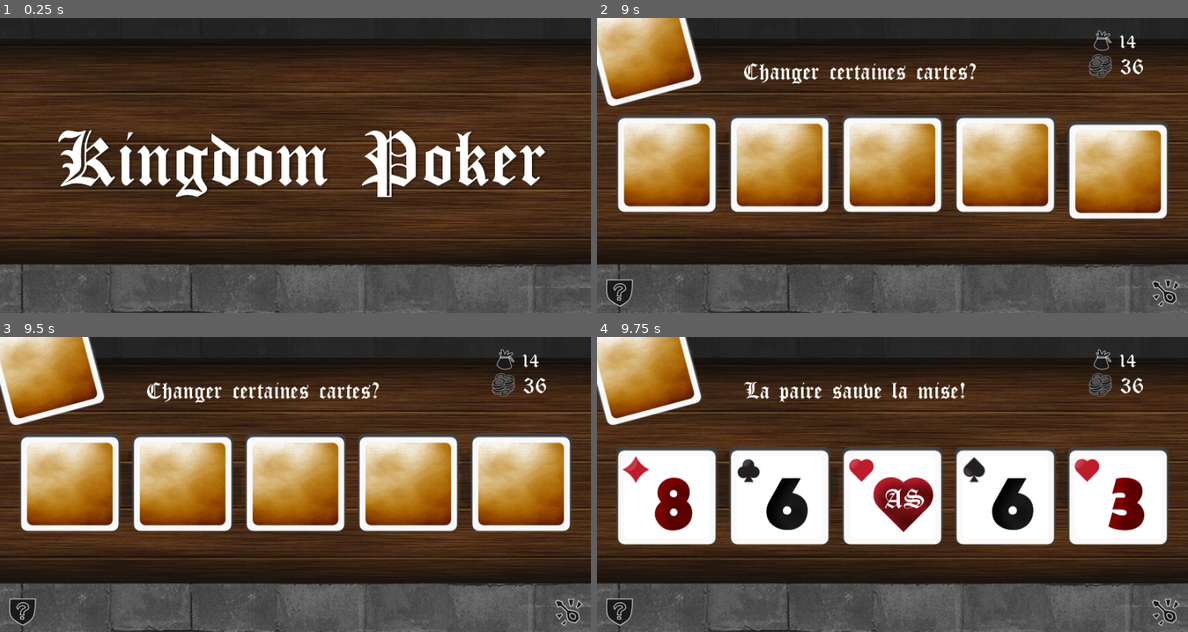
Above: before the commit, frames 1-4 (two rows, left to right).
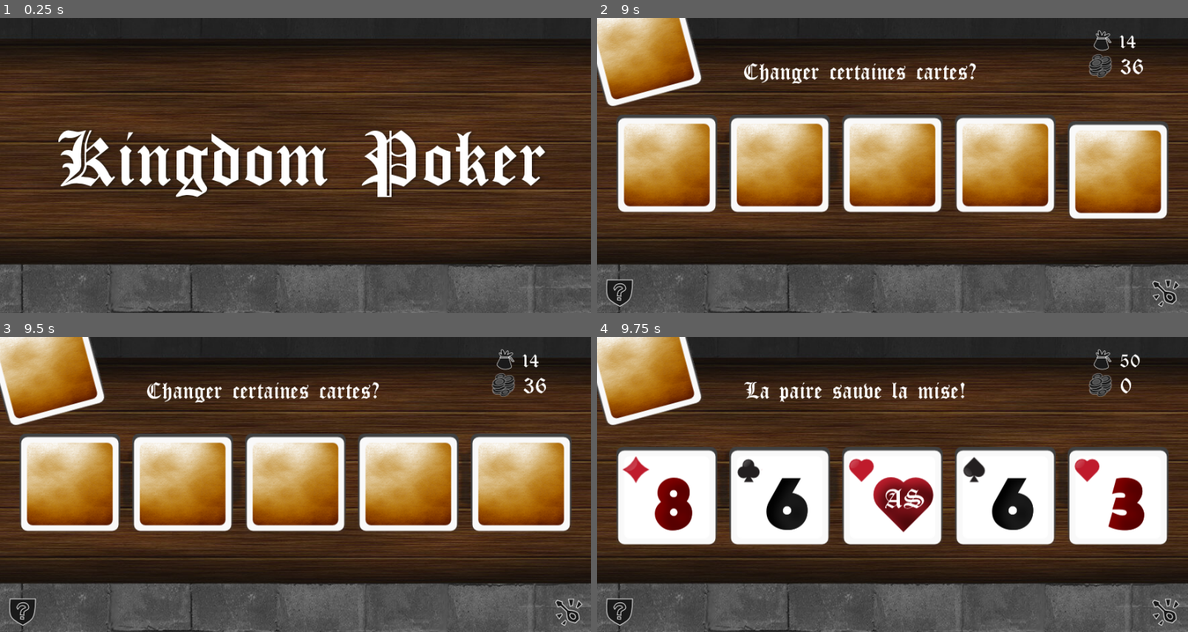
Above: after the commit, the same moments.

Repository: ubermanu/kingdom-poker
Game: Godot game, scene res://Menu.tscn
Same seed, same stepped clock (60 frames per second), same inputs: the game is played once before the commit and once after it.
Inputs (mouse positions are in pixels of both pictures, inside the frame that each line leads up to):
- Up to frame 1 (0.25 s): no input
- Up to frame 2 (9 s): tap Enter at 0.5, 2, 5.75 s; move the mouse to (1022, 150) at 0.52 s; click (1022, 150) at 0.67 s; tap Space at 1.25, 2.75, 6.5 s; drag from (1164, 292) to (620, 292) at 1.27 s; move the mouse to (721, 262) at 2.02 s; click (721, 262) at 2.17 s; drag from (803, 262) to (620, 292) at 2.77 s; drag from (892, 262) to (644, 50) at 3.52 s; drag from (981, 262) to (644, 50) at 4.27 s; click (644, 50) at 5.17 s; drag from (667, 177) to (774, 180) at 5.77 s; drag from (780, 177) to (1164, 292) at 6.52 s; drag from (892, 177) to (1164, 292) at 7.27 s; move the mouse to (1004, 177) at 8.02 s; click (1004, 177) at 8.17 s; drag from (1117, 177) to (620, 292) at 8.77 s
- Up to frame 3 (9.5 s): no input
- Up to frame 4 (9.75 s): drag from (644, 369) to (1164, 611) at 9.52 s

Frames 1-3 are identical in both runs. In frame 4, 0.2% of the frame differs, in the area x 88-93%, y 5-20%.

Commit message:
Add sound effect when wining

Diff:
--- a/Bank.tscn
+++ b/Bank.tscn
@@ -1,7 +1,8 @@
-[gd_scene load_steps=5 format=2]
+[gd_scene load_steps=6 format=2]
 
 [ext_resource path="res://images/misc.png" type="Texture" id=1]
 [ext_resource path="res://Bank.gd" type="Script" id=2]
+[ext_resource path="res://sounds/coin.ogg" type="AudioStream" id=3]
 
 [sub_resource type="DynamicFontData" id=1]
 font_path = "res://fonts/cloisterblack.ttf"
@@ -29,3 +30,6 @@
 texture = ExtResource( 1 )
 vframes = 3
 hframes = 2
+
+[node name="Income" type="AudioStreamPlayer" parent="."]
+stream = ExtResource( 3 )
--- a/Game.gd
+++ b/Game.gd
@@ -64,6 +64,12 @@
 	$Message.text = Combo.Messages[result]
 	bank += pot * Combo.Bonus[result]
 
+	set_bank(bank)
+	set_pot(0)
+
+	if result >= 1:
+		$Bank/Income.play()
+
 	if bank <= 0:
 		$Message.text = "..."
 		yield(self, "step_finished")
